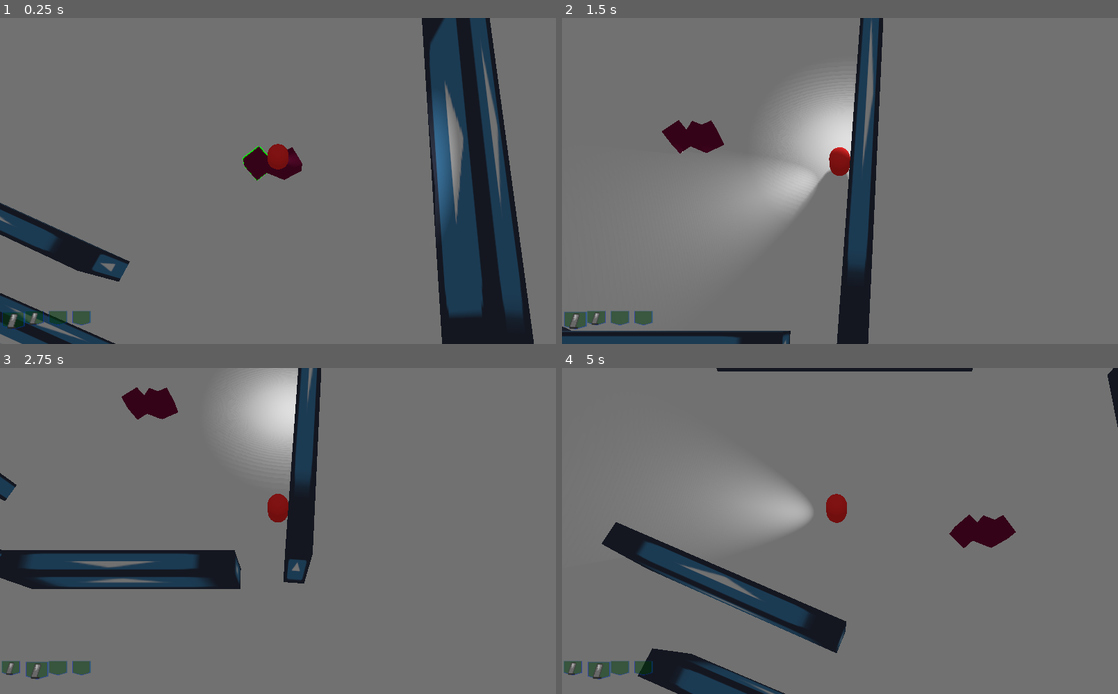
Above: before the commit, frames 1-4 (two rows, left to right).
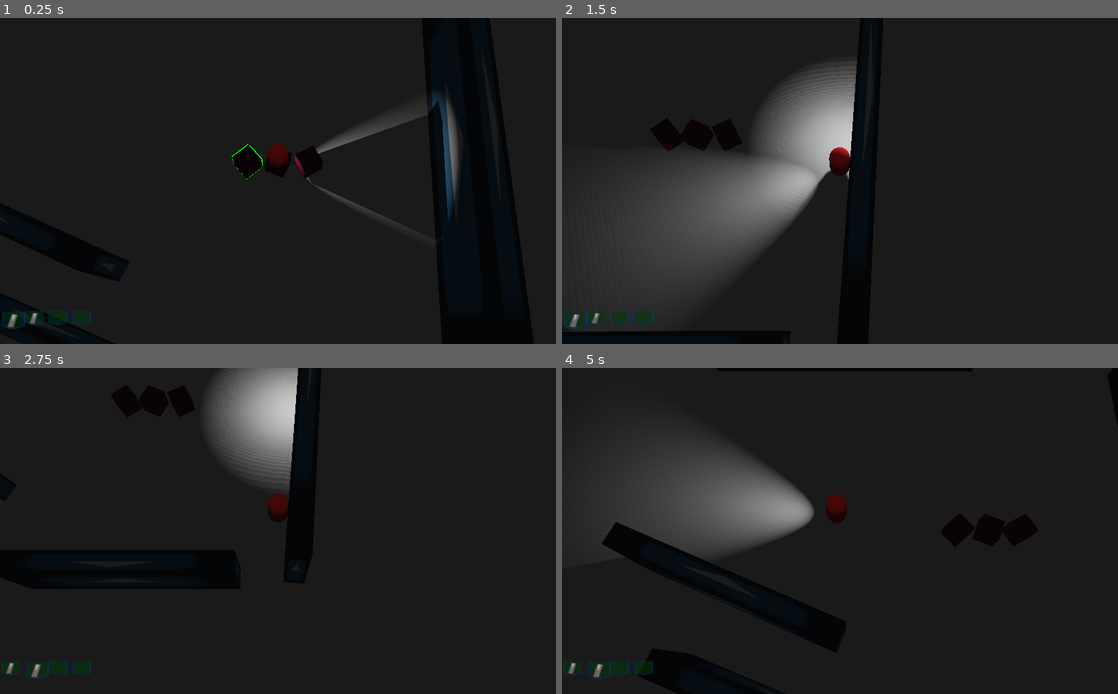
Above: after the commit, the same moments.

Repository: ghfox/overhead3dconv
Game: Godot game, scene res://Scn/Room.tscn
Same seed, same stepped clock (60 frames per second), same inputs: the game is played once before the commit and once after it. The engine's default icon, where the game draws it, is replaced by a stand-in: a white triangle on a blue panel in a dark square.
Inputs (mouse positions are in pixels of both pictures, inside the frame that each line leads up to):
- Up to frame 1 (0.25 s): no input
- Up to frame 2 (1.5 s): tap Enter at 0.5 s; move the mouse to (962, 164) at 0.52 s; hold D 0.53-1.28 s; click (962, 164) at 0.6 s; move the mouse to (728, 197) at 1.27 s; hold S from 1.28 s (still down); tap Shift (focus_ability) at 1.35 s
- Up to frame 3 (2.75 s): move the mouse to (333, 459) at 2.02 s; release S at 2.03 s; hold D from 2.03 s (still down); tap Tab (next_pocket) at 2.1 s
- Up to frame 4 (5 s): move the mouse to (812, 596) at 2.77 s; release D at 2.78 s; hold W 2.78-3.53 s; tap E (pickup) at 2.85 s; click (812, 596) at 2.92 s; move the mouse to (1006, 579) at 3.52 s; hold A from 3.53 s (still down); click (1006, 579) at 3.6 s; move the mouse to (673, 482) at 4.27 s; tap Shift (focus_ability) at 4.35 s

The runs differ from the first frame. In frame 1, 100% of the frame differs, in the area x 0-100%, y 0-100%; in frame 2, 100%; in frame 3, 100%; in frame 4, 100%.

Commit message:
rather than fix shader, just remove it when not needed

Diff:
--- a/Classes/ItemPickup.gd
+++ b/Classes/ItemPickup.gd
@@ -4,11 +4,12 @@
 
 var item
 var shader
+var mat
 
 func _init(newItem):
 	item = newItem
 	rotation.y = (randi() % 60) / 10.0
-	translation.y = 1.1
+	translation.y = 1.5
 	pass
 
 func _ready():
@@ -20,13 +21,12 @@
 
 	var mesh = MeshInstance.new()
 	mesh.set_mesh(CubeMesh.new())
-	var mat = SpatialMaterial.new()
+	mat = SpatialMaterial.new()
 	mat.set_albedo(Color(0.5,0,0.25,1))
 	shader = ShaderMaterial.new()
 	shader.set_shader(load("res://Shaders/3dOutline.gdshader"))
 	shader.set_shader_param("color", Color(0,1,0,1))
-	shader.set_shader_param("enable", false)
-	mat.set_next_pass(shader)
+
 	mesh.set_surface_material(0,mat)
 	add_child(mesh)
 
@@ -35,8 +35,9 @@
 	pass
 
 func turnOnOutline():
-	shader.set_shader_param("enable", true)
+	#shader.set_shader_param("enable", true)
+	mat.set_next_pass(shader)
 
 func turnOffOutline():
-	shader.set_shader_param("enable", false)
-	pass
+	#shader.set_shader_param("enable", false)
+	mat.set_next_pass(null)
--- a/Scn/Room.tscn
+++ b/Scn/Room.tscn
@@ -12,7 +12,7 @@
 extents = Vector3( 0.519033, 0.509936, 0.0608504 )
 
 [sub_resource type="Environment" id=4]
-ambient_light_color = Color( 0.443137, 0.443137, 0.443137, 1 )
+ambient_light_color = Color( 0.0980392, 0.0980392, 0.0980392, 1 )
 
 [node name="Room" type="Spatial"]
 
--- a/Scr/Player.gd
+++ b/Scr/Player.gd
@@ -25,10 +25,10 @@
 	new.translation.x = 0
 	get_parent().call_deferred("add_child_below_node",self,new)
 	new = ItemPickup.new(Ammo.new("9mm","fmj",10))
-	new.translation.x = 1
+	new.translation.x = 3
 	get_parent().call_deferred("add_child_below_node",self,new)
 	new = ItemPickup.new(Magazine.new("9mm 10rd Mag"))
-	new.translation.x = -2
+	new.translation.x = -3
 	get_parent().call_deferred("add_child_below_node",self,new)
 
 func _process(_delta):
--- a/Shaders/3dOutline.gdshader
+++ b/Shaders/3dOutline.gdshader
@@ -1,17 +1,12 @@
 shader_type spatial;
 render_mode unshaded, cull_front;
 
-uniform bool enable = true;
 uniform vec4 color : hint_color = vec4(0.0);
 
 void vertex() {
-	if (enable) {
 		VERTEX += NORMAL*0.1;
-	}
 }
 
 void fragment() {
-	if (enable) {
 		ALBEDO = color.rgb;
-	}
 }
